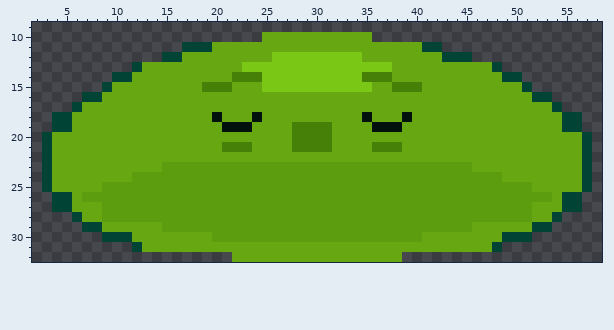
One commit to this pixel-art sprite: Project_TKG.project.gmx/sprites/spr_slime_d/layers/fbdedd26-fced-4705-8dfe-978ffd0461e0/6bda8e5e-312a-4cbd-8461-55f5e3f8447d.png. The picture above is the old version.
The file is 64x33 pixels. Shown: x 2..58, y 9..32.
After:
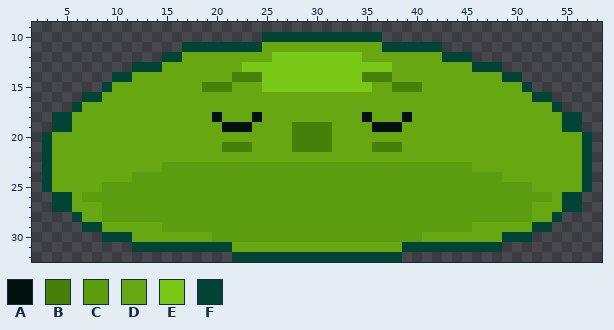
Palette (. is transparent): A #01110e  B #468009  C #5b9d0f  D #66a712  E #7ac715  F #014335
Change:
@@ x 11..49 @@
  9 .......................................
-10 ..............DDDDDDDDDDD..............
-11 ......FFFDDDDDDDDDDDDDDDDDDDDDFF.......
+10 ..............FFFFFFFFFFFF.............
+11 ......FFFFFFFFDDDDDDDDDDDDFFFFFF.......
 12 ....FFDDDDDDDDDEEEEEEEEEDDDDDDDDFFF....
-13 .FDDDDDDDDDDEEEEEEEEEEEEEEEDDDDDDDDDDF.
+13 .FFFDDDDDDDDEEEEEEEEEEEEEEEDDDDDDDDFFF.
 14 FDDDDDDDDDDBBBEEEEEEEEEEBBBDDDDDDDDDDDF
@@ x 11..49 @@
 30 FDDDDDDDDCCCCCCCCCCCCCCCCCCCCCDDDDDDDDF
-31 .FDDDDDDDDDDDDDDDDDDDDDDDDDDDDDDDDDDDF.
-32 ...........DDDDDDDDDDDDDDDDD...........
+31 .FFFFFFFFFFDDDDDDDDDDDDDDDDDFFFFFFFFFF.
+32 ...........FFFFFFFFFFFFFFFFF...........
